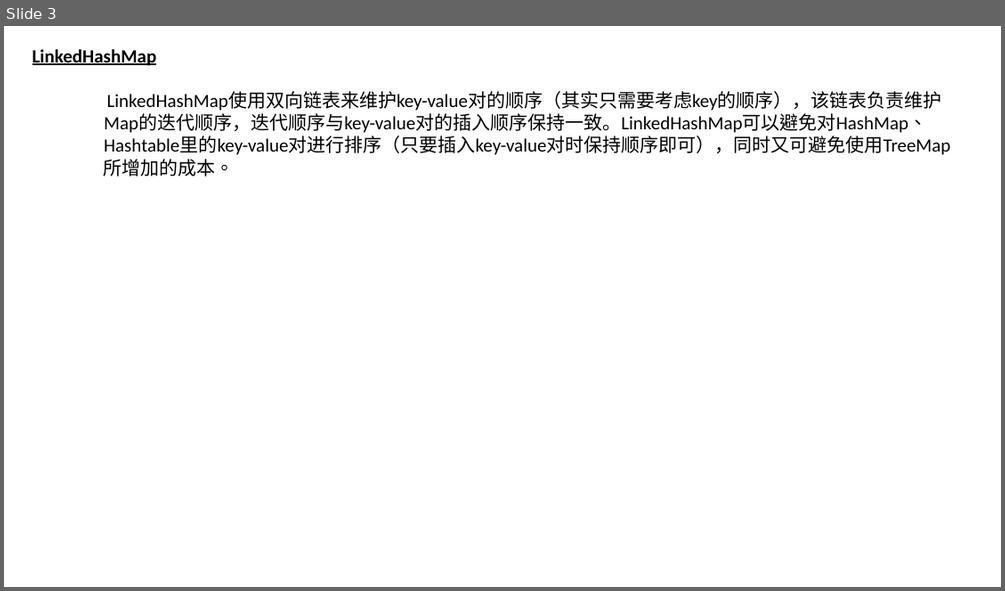
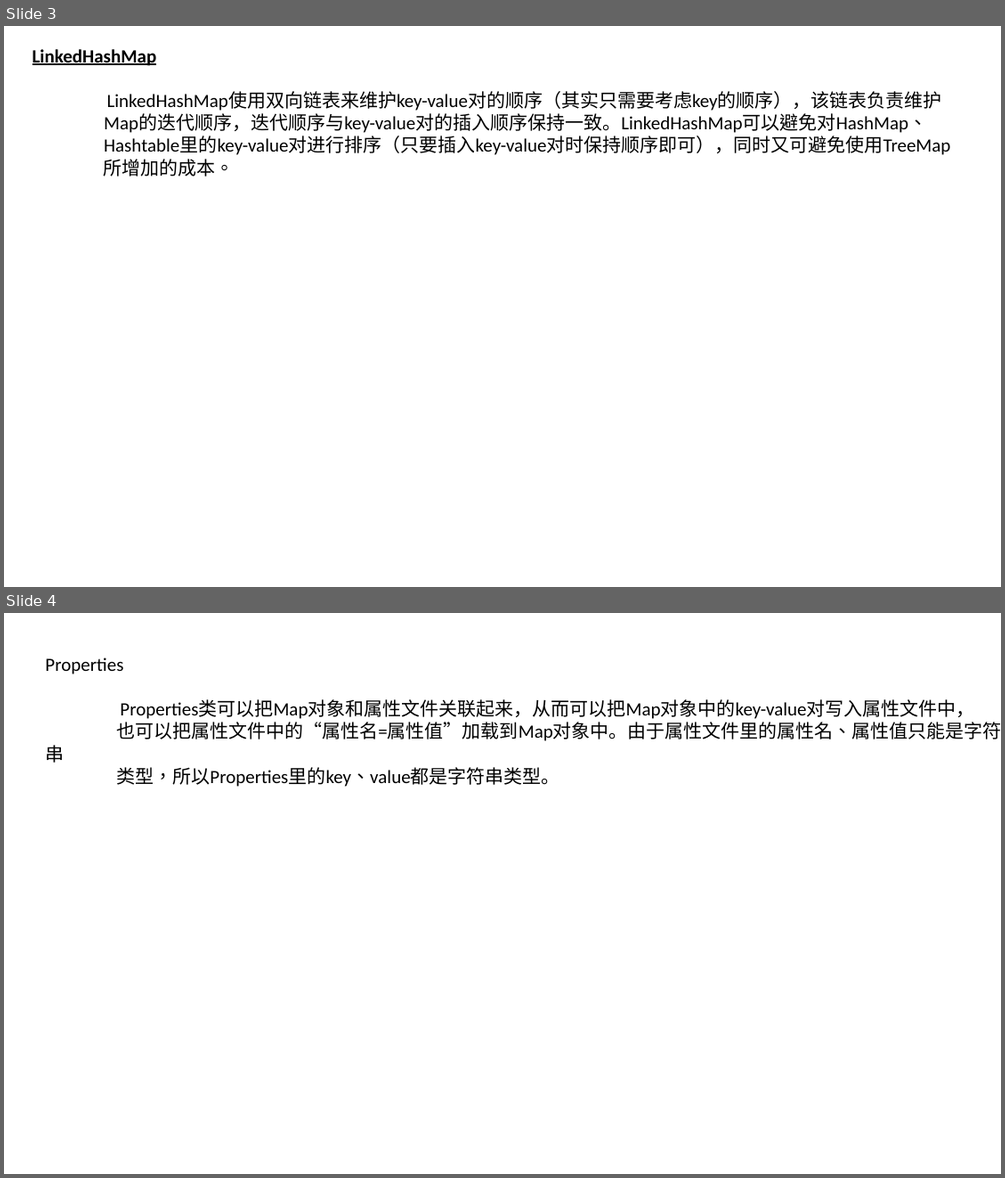
Before and after one commit to luchaojun/ChaojunStudy, a slide deck: JavaStudy/JavaStudyNote/Collection-Map/Java_Map.pptx. Shown one above the other, each under a label of ours: slide 3 before the commit, slides 3 and 4 after it. The pictures are 1005x591 and 1005x1178 pixels, drawn with LibreOffice and Linux fonts; fonts in the diff are those of the drawing. Boxes give left, top, right and bottom in pixels: in the first picture for what was removed or moved away, otherwise in the second. Text is boxed around its words. In the diff, an @@ line names an element or a change of style, - is before the commit and + after.

Commit message:
Add the properties into pptx

```diff
--- a/JavaStudy/JavaStudyNote/Collection-Map/Java_Map.pptx
+++ b/JavaStudy/JavaStudyNote/Collection-Map/Java_Map.pptx
@@ slide 4 added at [4,613,1001,1174], background #FFFFFF @@
@@ text added at [45,657,1001,787], 18 pt, text #000000 @@
+Properties
+Properties类可以把Map对象和属性文件关联起来，从而可以把Map对象中的key-value对写入属性文件中，
+也可以把属性文件中的“属性名=属性值”加载到Map对象中。由于属性文件里的属性名、属性值只能是字符串
+类型，所以Properties里的key、value都是字符串类型。
```
